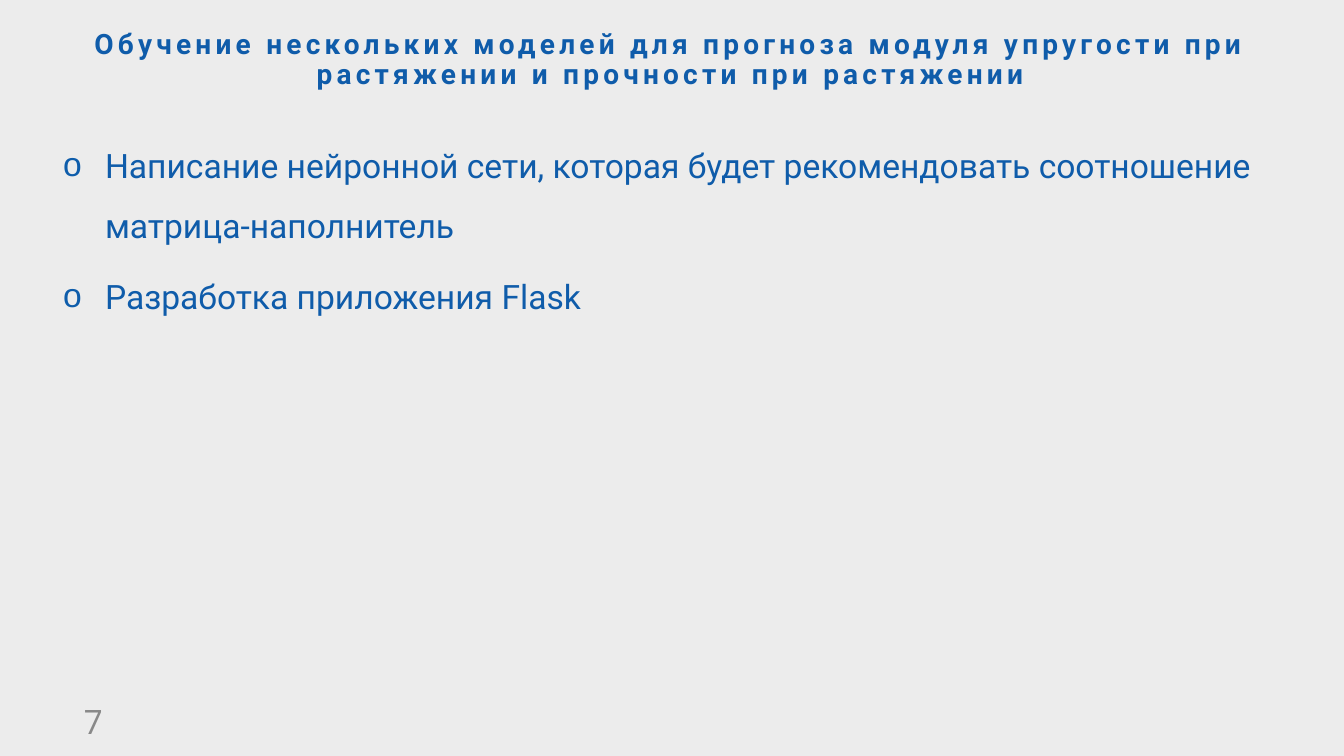
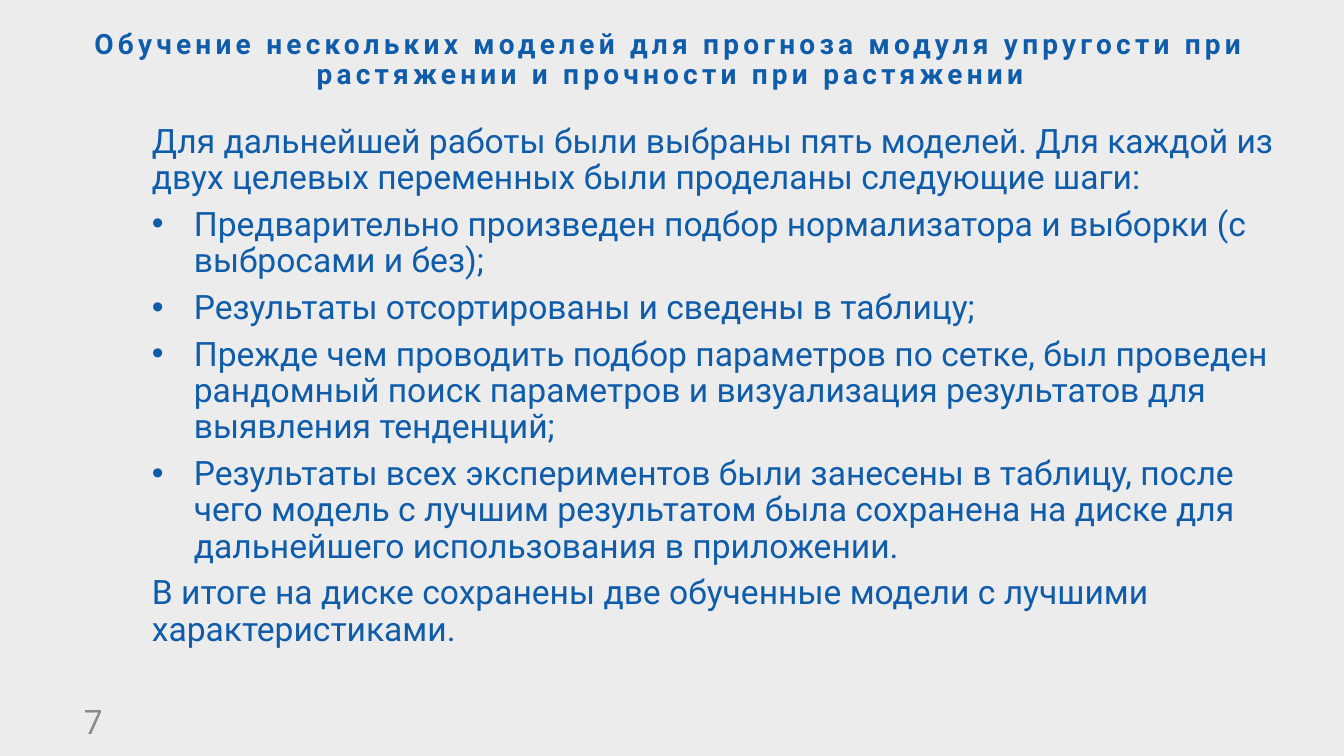
Before and after one commit to ritulupov/BKP, a slide deck: slide 7 of Презентация Тулупов Р И.pptx. Drawn at 1344x756 pixels with LibreOffice and Linux fonts; fonts in the diff are those of the drawing; background and template pictures are left out. Boxes give left, top, right and bottom in pixels: in the first picture for what was removed or moved away, otherwise in the second. Text is boxed around its words. In the diff, an @@ line names an element or a change of style, - is before the commit and + after.

```diff
--- a/Презентация Тулупов Р И.pptx
+++ b/Презентация Тулупов Р И.pptx
@@ text at (152, 127, 1273, 648): text changed @@
-o Написание нейронной сети, которая будет рекомендовать соотношение матрица-наполнитель
-o Разработка приложения Flask
+Для дальнейшей работы были выбраны пять моделей. Для каждой из двух целевых переменных были проделаны следующие шаги:
+• Предварительно произведен подбор нормализатора и выборки (с выбросами и без);
+• Результаты отсортированы и сведены в таблицу;
+• Прежде чем проводить подбор параметров по сетке, был проведен рандомный поиск параметров и визуализация результатов для выявления тенденций;
+• Результаты всех экспериментов были занесены в таблицу, после чего модель с лучшим результатом была сохранена на диске для дальнейшего использования в приложении.
+В итоге на диске сохранены две обученные модели с лучшими характеристиками.
```
Also in this commit, not shown: 6 other slides changed, 1 slide added, 1 slide removed, 4 other files.
